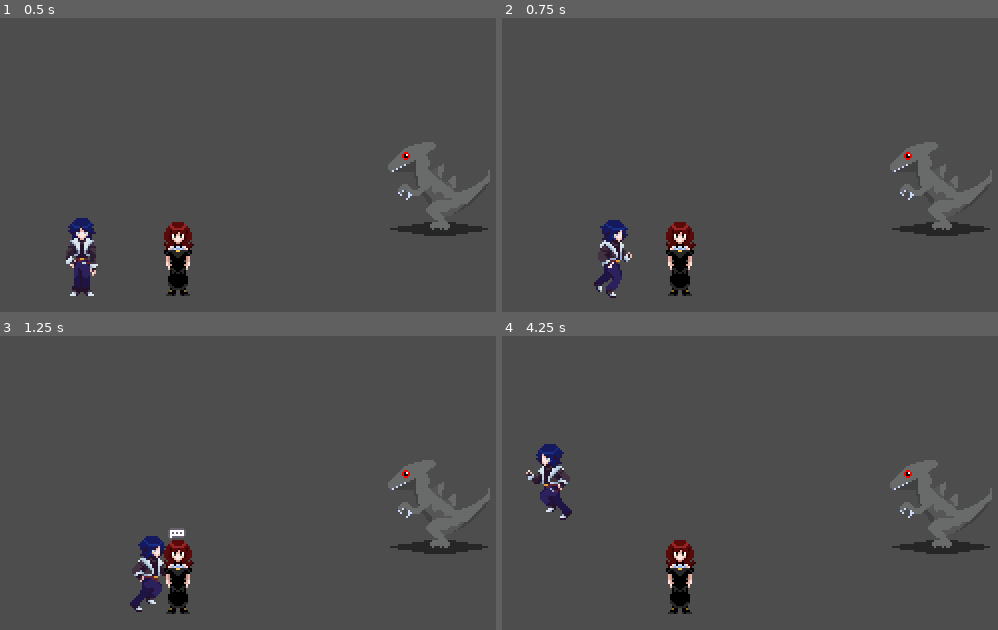
Above: before the commit, frames 1-4 (two rows, left to right).
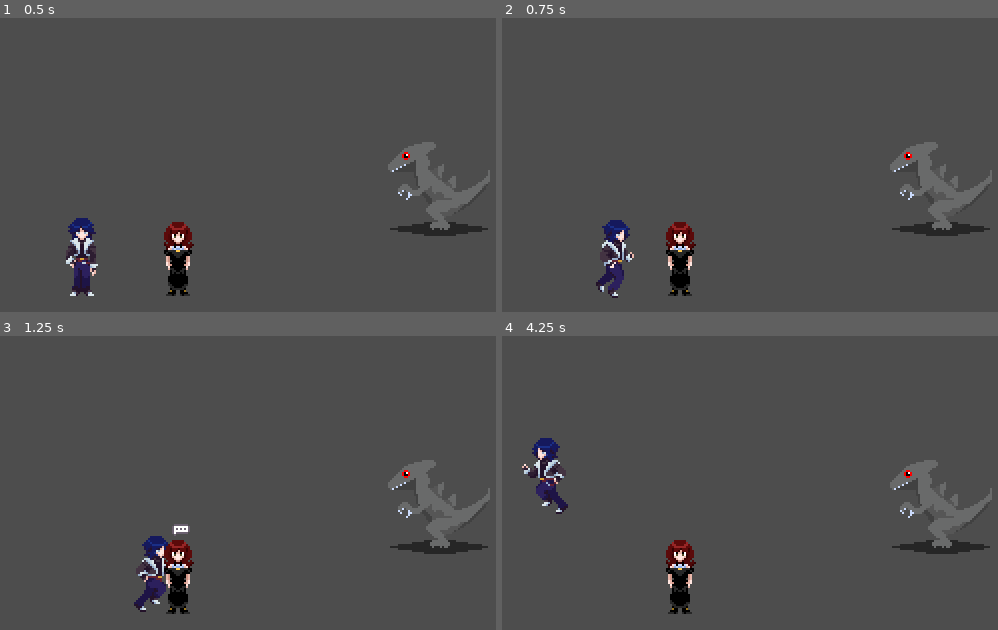
Above: after the commit, the same moments.

Repository: JTenroon/RPGProject
Game: Godot game, scene res://Scenes/Debug.tscn
Same seed, same stepped clock (60 frames per second), same inputs: the game is played once before the commit and once after it.
Inputs:
- Up to frame 1 (0.5 s): no input
- Up to frame 2 (0.75 s): tap Enter at 0.5 s; hold D (move_right) from 0.53 s (still down); tap Space (context) at 0.6 s
- Up to frame 3 (1.25 s): keep holding D (move_right)
- Up to frame 4 (4.25 s): release D (move_right) at 1.28 s; hold S (move_down) 1.28-2.03 s; tap Q (disableMovement) at 1.35, 2.85 s; hold D (move_right) 2.03-2.78 s; tap Space (context) at 2.1, 3.6 s; hold W (move_up) 2.78-3.53 s; hold A (move_left) from 3.53 s (still down)

Frame 1 is identical in both runs. In frame 2, 0.6% of the frame differs, in the area x 18-27%, y 68-96%; in frame 3, 1.0%; in frame 4, 1.1%, in the area x 4-15%, y 34-63%.

Commit message:
All working dialogue

Diff:
--- /dev/null
+++ b/Actors/Ken/Dialogue/KenSampleDialogue.tres
@@ -0,0 +1,9 @@
+[gd_resource type="Resource" script_class="DialogueData" format=3 uid="uid://da0b7qoxjhy7n"]
+
+[ext_resource type="Script" uid="uid://3nceovxeds4k" path="res://Dialogue System/DialogueData.gd" id="1_ux7og"]
+
+[resource]
+script = ExtResource("1_ux7og")
+speakerName = "Kenny"
+lines = Array[String](["HI HONEY I LOVE YOU", "I HOPE YOU HAVE A GOOD DAY", "NOW LETS SEE HOW WELL THIS BITCH HANDLES LINE OVERFLOW AAAAAAAAAAAAAAAAAAAAAAA"])
+metadata/_custom_type_script = "uid://3nceovxeds4k"
--- a/Actors/Ken/ken.tscn
+++ b/Actors/Ken/ken.tscn
@@ -5,9 +5,10 @@
 [ext_resource type="PackedScene" uid="uid://b8irpbujjaqox" path="res://Dialogue System/interactable.tscn" id="3_jx7q5"]
 
 [sub_resource type="RectangleShape2D" id="RectangleShape2D_mw4ul"]
-size = Vector2(14, 34)
+size = Vector2(10, 12)
 
 [node name="Ken" type="CharacterBody2D" unique_id=1833336018 groups=["talkable"]]
+y_sort_enabled = true
 collision_layer = 3
 script = ExtResource("1_mw4ul")
 
@@ -16,7 +17,7 @@
 texture = ExtResource("1_dtxog")
 
 [node name="CollisionShape2D" type="CollisionShape2D" parent="." unique_id=1629610971]
-position = Vector2(0, 3)
+position = Vector2(0, 14)
 shape = SubResource("RectangleShape2D_mw4ul")
 
 [node name="interactable" parent="." unique_id=1228623405 instance=ExtResource("3_jx7q5")]
--- /dev/null
+++ b/Actors/Monsters/Rock Lizard/Dialogue/RockLizardSampleText.tres
@@ -0,0 +1,9 @@
+[gd_resource type="Resource" script_class="DialogueData" format=3 uid="uid://c7midyuhinabv"]
+
+[ext_resource type="Script" uid="uid://3nceovxeds4k" path="res://Dialogue System/DialogueData.gd" id="1_84sun"]
+
+[resource]
+script = ExtResource("1_84sun")
+speakerName = "Rock Lizard"
+lines = Array[String](["It looks like it's some kind of Lizard made of rocks.", "Its eyes are all beady and is baring its claws.", "Freaky! "])
+metadata/_custom_type_script = "uid://3nceovxeds4k"
--- a/Actors/Monsters/Rock Lizard/rockLizard.tscn
+++ b/Actors/Monsters/Rock Lizard/rockLizard.tscn
@@ -3,14 +3,16 @@
 [ext_resource type="Texture2D" uid="uid://c8xt6hsylwi5v" path="res://Actors/Monsters/Rock Lizard/Rock Lizard.png" id="1_3tyk5"]
 
 [sub_resource type="RectangleShape2D" id="RectangleShape2D_jfx8l"]
-size = Vector2(48, 38)
+size = Vector2(47.75049, 13.999998)
 
-[node name="Rock Lizard" type="CharacterBody2D" unique_id=1790967525]
+[node name="Rock Lizard" type="CharacterBody2D" unique_id=1790967525 groups=["enemy"]]
+collision_layer = 3
 
 [node name="Sprite2D" type="Sprite2D" parent="." unique_id=814513065]
+y_sort_enabled = true
 texture_filter = 1
 texture = ExtResource("1_3tyk5")
 
 [node name="CollisionShape2D" type="CollisionShape2D" parent="." unique_id=1841634471]
-position = Vector2(-2, 5)
+position = Vector2(7.450581e-09, 19.999998)
 shape = SubResource("RectangleShape2D_jfx8l")
--- a/Actors/Player/Player.tscn
+++ b/Actors/Player/Player.tscn
@@ -6,7 +6,7 @@
 [ext_resource type="Texture2D" uid="uid://boh5uqms15edo" path="res://Assets/Player/MC-Sheet1.png" id="4_yqfyh"]
 
 [sub_resource type="RectangleShape2D" id="RectangleShape2D_0rwas"]
-size = Vector2(11.96875, 32.25)
+size = Vector2(11.96875, 12.125)
 
 [sub_resource type="AnimationNodeAnimation" id="AnimationNodeAnimation_yqfyh"]
 animation = &"IdleU"
@@ -236,14 +236,15 @@
 script = ExtResource("1_80rbv")
 
 [node name="CollisionShape2D" type="CollisionShape2D" parent="." unique_id=288858850]
-position = Vector2(0, 8)
+position = Vector2(0, 18.0625)
 shape = SubResource("RectangleShape2D_0rwas")
 
 [node name="talkIcon" type="Sprite2D" parent="." unique_id=2081320863]
 visible = false
 z_index = 5
+y_sort_enabled = true
 texture_filter = 1
-position = Vector2(12, -16)
+position = Vector2(12, -18)
 texture = ExtResource("3_yqfyh")
 
 [node name="examineIcon" type="Sprite2D" parent="." unique_id=697867276]
@@ -254,6 +255,7 @@
 texture = ExtResource("4_vywg6")
 
 [node name="pointer" type="RayCast2D" parent="." unique_id=1261278707]
+position = Vector2(0, 18)
 rotation = -6.2831855
 collision_mask = 3
 
--- a/Actors/Player/player.gd
+++ b/Actors/Player/player.gd
@@ -1,10 +1,11 @@
 extends CharacterBody2D
 
 # -- Stats (later these can come from a CharacterStats resource) --
-@export var moveSpeed: float = 300.0
+@export var moveSpeed: float = 500.0
 @export var HP: int = 25
 @export var ATK: int = 5
 @export var SPD: int = 5
+@export var pointerLength: float = 10.0
 
 
 
@@ -26,6 +27,7 @@
 	examineIcon = $examineIcon
 	_lastDir = Vector2.DOWN
 	animTree = $AnimationTree
+	_pointer.target_position = _lastDir.normalized() * pointerLength
 
 func _physics_process(delta: float) -> void:
 	_handleInput()
@@ -103,7 +105,7 @@
 
 func _updateContext() -> void:
 
-	_pointer.target_position = _lastDir.normalized() * 25.0
+	_pointer.target_position = _lastDir.normalized() * pointerLength
 
 	if _pointer.is_colliding() && GameState.currentState == GameState.State.EXPLORE:
 		if _pointer.get_collider().is_in_group("talkable"):
--- a/Assets/UI/Panel/DialogueBox.gd
+++ b/Assets/UI/Panel/DialogueBox.gd
@@ -8,11 +8,13 @@
 
 var _fullText: String = ""
 var _isTyping: bool = false
-
+var _tween: Tween
 
 
 
 func _ready() -> void:
+
+	self.show()
 	print("panel is: ", _panel)
 	DialogueManager.dialogueStarted.connect(_onDialogueStarted)
 	DialogueManager.lineChanged.connect(_onLineChanged)
@@ -44,14 +46,17 @@
 	_dialogueLabel.visible_characters = 0
 	_isTyping = true
 
-	var tween := create_tween()
-	tween.tween_property(
+	if _tween:
+		_tween.kill()
+
+	_tween = create_tween()
+	_tween.tween_property(
 		_dialogueLabel,
 		"visible_characters",
 		_fullText.length(),
 		_fullText.length() / typewriterSpeed
 	).from(0)
-	tween.finished.connect(_onTypewriterFinished)
+	_tween.finished.connect(_onTypewriterFinished)
 
 
 func _onTypewriterFinished() -> void:
@@ -59,5 +64,7 @@
 
 
 func skipTypewriter() -> void:
+	if _tween:
+		_tween.kill()
 	_dialogueLabel.visible_characters = -1
 	_isTyping = false
--- a/Dialogue System/KenSampleDialogue.tres
+++ /dev/null
@@ -1,9 +0,0 @@
-[gd_resource type="Resource" script_class="DialogueData" format=3 uid="uid://da0b7qoxjhy7n"]
-
-[ext_resource type="Script" uid="uid://3nceovxeds4k" path="res://Dialogue System/DialogueData.gd" id="1_p8wun"]
-
-[resource]
-script = ExtResource("1_p8wun")
-speakerName = "Kenny"
-lines = Array[String](["HI HONEY I LOVE YOU", "I HOPE YOU HAVE A GOOD DAY"])
-metadata/_custom_type_script = "uid://3nceovxeds4k"
--- a/Dialogue System/interactable.tscn
+++ b/Dialogue System/interactable.tscn
@@ -1,7 +1,7 @@
 [gd_scene format=3 uid="uid://b8irpbujjaqox"]
 
 [ext_resource type="Script" uid="uid://c7girokin3j0r" path="res://Dialogue System/interactable.gd" id="1_2iywl"]
-[ext_resource type="Resource" uid="uid://da0b7qoxjhy7n" path="res://Dialogue System/KenSampleDialogue.tres" id="2_6qt4k"]
+[ext_resource type="Resource" uid="uid://da0b7qoxjhy7n" path="res://Actors/Ken/Dialogue/KenSampleDialogue.tres" id="2_6qt4k"]
 
 [node name="interactable" type="Node" unique_id=1228623405]
 script = ExtResource("1_2iywl")
--- a/Scenes/Debug.tscn
+++ b/Scenes/Debug.tscn
@@ -7,16 +7,23 @@
 [ext_resource type="Script" uid="uid://bnmfab81hygio" path="res://Assets/UI/Panel/DialogueBox.gd" id="5_i37fb"]
 
 [node name="Node2D" type="Node2D" unique_id=1550104899]
+y_sort_enabled = true
 
 [node name="Player" parent="." unique_id=493676502 instance=ExtResource("1_rwhvy")]
+y_sort_enabled = true
 position = Vector2(47, 115)
-moveSpeed = 75.0
+moveSpeed = 80.0
+pointerLength = 25.0
 
-[node name="Rock Lizard" parent="." unique_id=1790967525 instance=ExtResource("3_pr2ys")]
+[node name="Rock Lizard" parent="." unique_id=1790967525 groups=["enemy"] instance=ExtResource("3_pr2ys")]
+y_sort_enabled = true
 position = Vector2(226, 82)
 
 [node name="Ken" parent="." unique_id=1833336018 instance=ExtResource("2_8koso")]
+y_sort_enabled = false
 position = Vector2(95, 119)
 
 [node name="MenuBox" parent="." unique_id=757647628 instance=ExtResource("4_xmg8h")]
+visible = false
 script = ExtResource("5_i37fb")
+typewriterSpeed = 70.0
--- a/project.godot
+++ b/project.godot
@@ -33,6 +33,7 @@
 
 player=""
 talkable=""
+enemy="triggers encounter on collision"
 
 [input]
 
